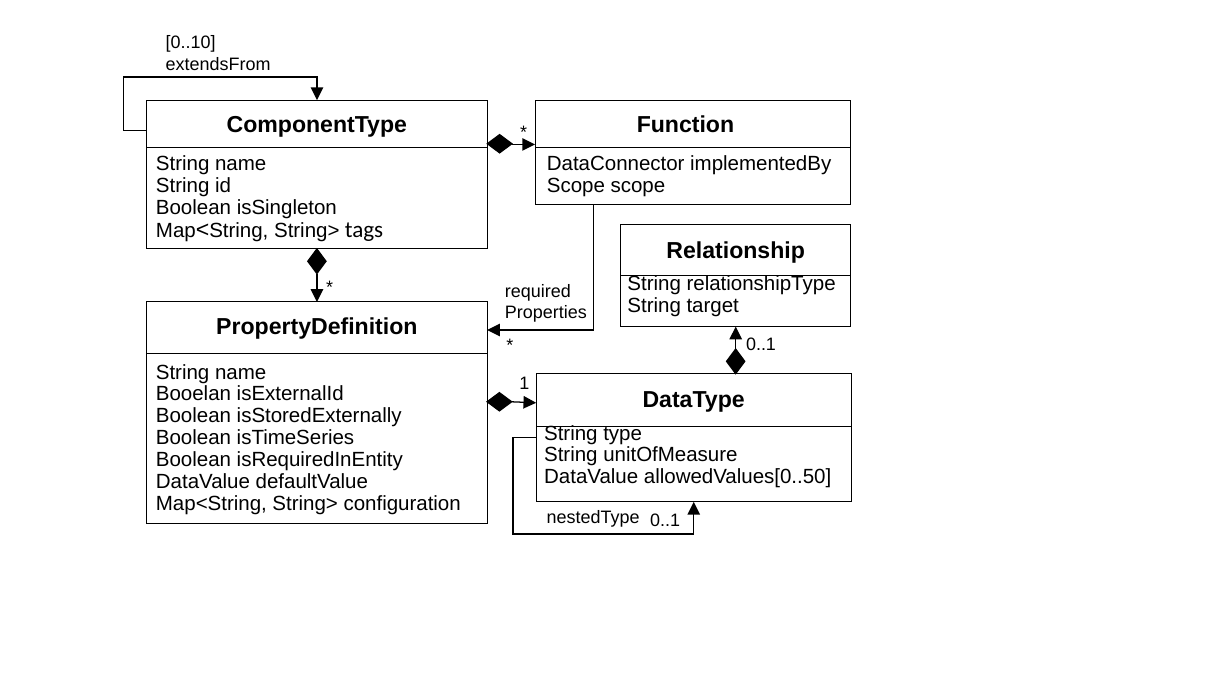
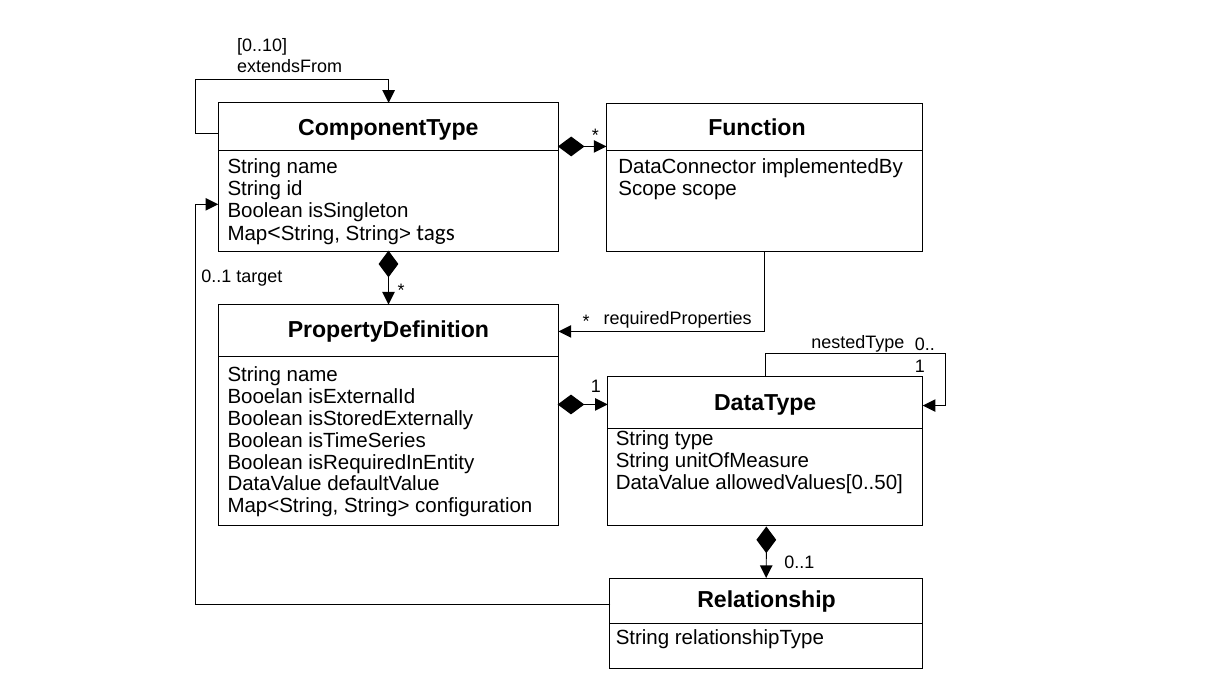
Before and after one commit to derlehner/dt_language_comparison, a slide deck: slide 10 of Figures.pptx. Drawn at 1232x693 pixels with LibreOffice and Linux fonts; fonts in the diff are those of the drawing. Boxes give left, top, right and bottom in pixels: in the first picture for what was removed or moved away, otherwise in the second. Text is boxed around its words. In the diff, an @@ line names an element or a change of style, - is before the commit and + after.

Commit message:
update

```diff
--- a/Figures.pptx
+++ b/Figures.pptx
@@ text "[0..10] extendsFrom": place and size @@
-text "[0..10] extendsFrom" at <box>166,35,271,70</box>
+text "[0..10] extendsFrom" at <box>237,38,342,72</box>
@@ 4 texts, 1 diamond, 1 arrow, 1 elbow arrow: place and size @@
-4 texts, 1 diamond, 1 arrow, 1 elbow arrow at <box>124,77,734,515</box>
+4 texts, 1 diamond, 1 arrow, 1 elbow arrow at <box>195,79,805,517</box>
@@ elbow arrow (218, 133) - (388, 103): stroke #000000 1 pt to #000000 0.75 pt @@
@@ rectangle: place and size @@
-rectangle at <box>535,101,851,205</box>
+rectangle at <box>607,104,923,252</box>
@@ 7 texts, 4 lines, 2 rectangles, 2 diamonds, 2 arrows: place and size @@
-7 texts, 4 lines, 2 rectangles, 2 diamonds, 2 arrows at <box>147,100,851,523</box>
+7 texts, 4 lines, 2 rectangles, 2 diamonds, 2 arrows at <box>218,103,923,526</box>
@@ arrow (583, 147) - (606, 147): stroke #000000 1 pt to #000000 0.75 pt @@
@@ elbow arrow added from (611, 604) to (218, 204), #000000 0.75 pt @@
@@ text at <box>201,269,282,286</box>: text changed @@
-0..1
+0..1 target
@@ elbow arrow moved from (594, 204) - (487, 330) to (764, 251) - (558, 332) @@
@@ elbow arrow (764, 251) - (558, 332): stroke #000000 1 pt to #000000 0.75 pt @@
@@ text at <box>627,297,739,317</box>: paragraph removed @@
-String target
@@ text "*": place and size @@
-text "*" at <box>506,334,587,359</box>
+text "*" at <box>582,310,663,335</box>
@@ text at <box>604,311,752,328</box>: text changed @@
-required
-Properties
+requiredProperties
@@ elbow arrow moved from (536, 438) - (694, 502) to (765, 377) - (923, 406) @@
@@ elbow arrow (765, 377) - (923, 406): stroke #000000 1 pt to #000000 0.75 pt @@
@@ text "nestedType": place and size @@
-text "nestedType" at <box>547,510,640,527</box>
+text "nestedType" at <box>811,335,904,352</box>
@@ text "0..1" rewrapped from <box>746,337,776,350</box> to <box>915,337,935,372</box> @@
@@ rectangle: place and size @@
-rectangle at <box>536,374,851,503</box>
+rectangle at <box>608,377,923,527</box>
@@ diamond: place and size @@
-diamond at <box>726,349,745,374</box>
+diamond at <box>758,528,776,553</box>
@@ arrow added from (766, 552) to (766, 579), #000000 0.75 pt @@
@@ text added at <box>784,555,814,568</box>, 14 pt, text #000000 @@
+0..1
@@ rectangle: place and size @@
-rectangle at <box>621,224,851,326</box>
+rectangle at <box>610,579,922,669</box>
@@ text "Relationship": place and size @@
-text "Relationship" at <box>666,241,804,263</box>
+text "Relationship" at <box>697,590,835,612</box>
@@ arrow moved from (736, 349) - (736, 326) to (766, 579) - (766, 669) @@
@@ text "String relationshipType": place and size @@
-text "String relationshipType" at <box>627,275,836,317</box>
+text "String relationshipType" at <box>616,629,824,649</box>
@@ line moved from (621, 275) - (851, 275) to (610, 624) - (922, 624) @@
```
